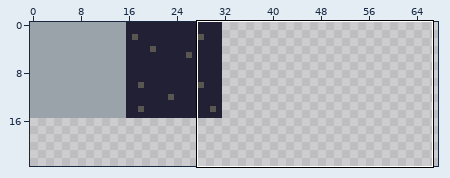
Two versions of one sprite sheet, Assets/Sprites/tiles.png. The picture above shows the old version from afar; the outline marks the close-up.
Close-up. As it was:
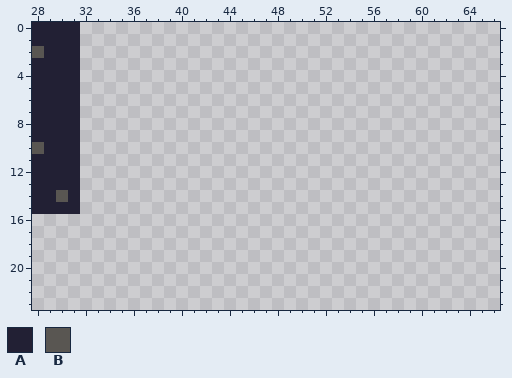
The file is 128x128 pixels. Shown: x 28..66, y 0..23. The wide view leaves out empty margins.
Palette (. is transparent): A #222034  B #595652
Pixels before, first column x 28:
 0 AAAA
 1 AAAA
 2 BAAA
 3 AAAA
 4 AAAA
 5 AAAA
 6 AAAA
 7 AAAA
 8 AAAA
 9 AAAA
10 BAAA
11 AAAA
12 AAAA
13 AAAA
14 AABA
15 AAAA
New version:
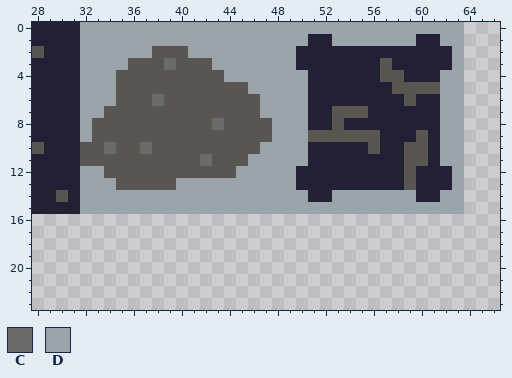
Colours new in this view: C #696a6a  D #9aa3a9
The edit:
The author put colour A in row 1 at x 51 to 52 and 60 to 61; in row 2 at x 50 to 62; in row 3 at x 50 to 56 and 58 to 62; in row 4 at x 51 to 56 and 59 to 61; in row 5 at x 51 to 57; in row 6 at x 51 to 58 and 60 to 61.
The author put colour A in row 7 at x 51 to 52 and 56 to 61; in row 8 at x 51 to 52 and 54 to 61; in row 9 at x 57 to 59 and 61; in row 10 at x 51 to 55, 57 to 58 and 61; in row 11 at x 51 to 58 and 61; in rows 12 to 13 at x 50 to 58 and 60 to 62.
The author put colour A in row 14 at x 51 to 52 and 60 to 61.
The author put colour B in row 2 at x 38 to 40; in row 3 at x 36 to 38, 40 to 42 and 57; in row 4 at x 35 to 43 and 57 to 58; in row 5 at x 35 to 45 and 58 to 61; in row 6 at x 35 to 37, 39 to 46 and 59; in row 7 at x 34 to 46 and 53 to 55.
The author put colour B in row 8 at x 33 to 42, 44 to 47 and 53; in row 9 at x 33 to 47, 51 to 56 and 60; in row 10 at x 32 to 33, 35 to 36, 38 to 46, 56 and 59 to 60; in row 11 at x 32 to 41, 43 to 45 and 59 to 60; in row 12 at x 34 to 44 and 59; in row 13 at x 35 to 39 and 59.
The author put colour C in row 3 at x 39; in row 6 at x 38; in row 8 at x 43; in row 10 at x 34 and 37; in row 11 at x 42.
The author put colour D in row 0 at x 32 to 63; in row 1 at x 32 to 50, 53 to 59 and 62 to 63; in row 2 at x 32 to 37, 41 to 49 and 63; in row 3 at x 32 to 35, 43 to 49 and 63; in row 4 at x 32 to 34, 44 to 50 and 62 to 63; in row 5 at x 32 to 34, 46 to 50 and 62 to 63.
The author put colour D in row 6 at x 32 to 34, 47 to 50 and 62 to 63; in row 7 at x 32 to 33, 47 to 50 and 62 to 63; in rows 8 to 9 at x 32, 48 to 50 and 62 to 63; in row 10 at x 47 to 50 and 62 to 63; in row 11 at x 46 to 50 and 62 to 63; in row 12 at x 32 to 33, 45 to 49 and 63.
The author put colour D in row 13 at x 32 to 34, 40 to 49 and 63; in row 14 at x 32 to 50, 53 to 59 and 62 to 63; in row 15 at x 32 to 63.
Pixel boxes of the changes (left, top, right, bottom) in both close-ups:
added: (80, 22, 464, 214)
